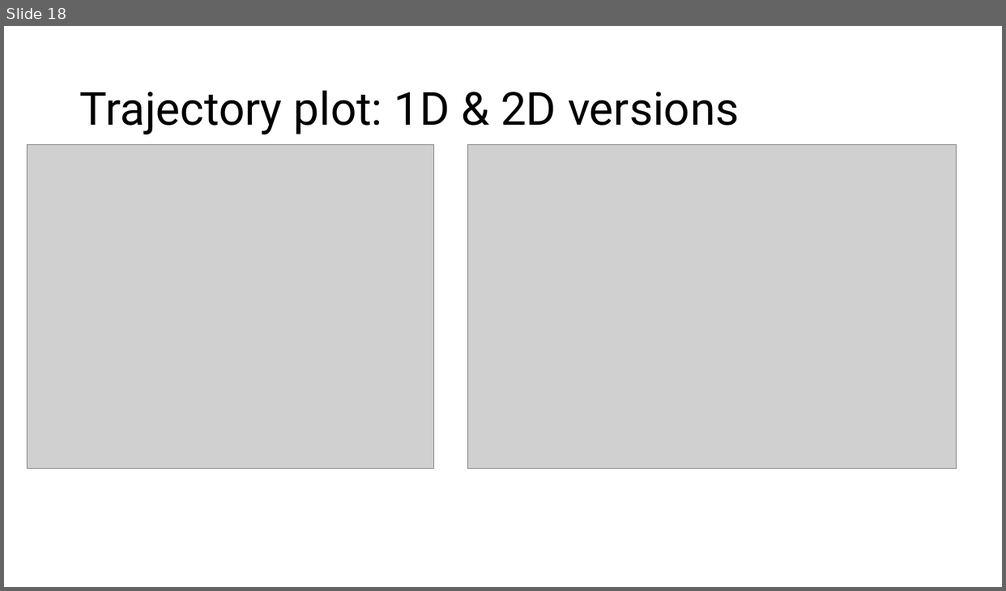
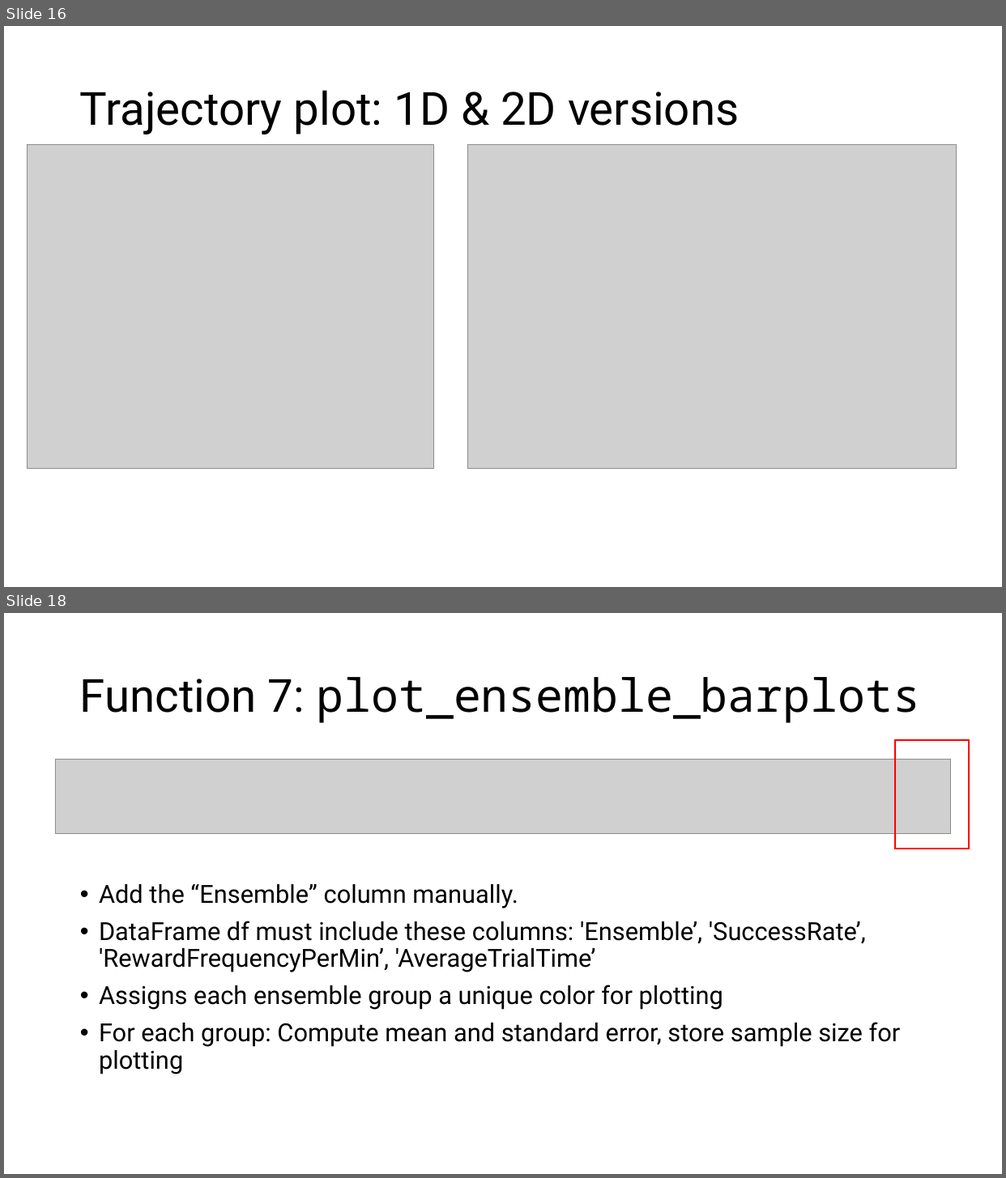
Before and after one commit to ChuehSY/FinalProject_ComSkillNeuro, a slide deck: Final presentation.pptx. Shown one above the other, each under a label of ours: slide 18 before the commit, slides 16 and 18 after it; the slides between them are not shown. The pictures are 1006x591 and 1006x1178 pixels, drawn with LibreOffice and Linux fonts; fonts in the diff are those of the drawing; grey boxes stand for pictures. Boxes give left, top, right and bottom in pixels: in the first picture for what was removed or moved away, otherwise in the second. Text is boxed around its words. In the diff, an @@ line names an element or a change of style, - is before the commit and + after.

```diff
--- a/Final presentation.pptx
+++ b/Final presentation.pptx
@@ slide 18 added at [4, 613, 1002, 1174], background #FFFFFF @@
@@ title added at [80, 677, 920, 723], 44 pt, text #000000 @@
+Function 7: plot_ensemble_barplots
@@ rectangle added at [896, 740, 969, 849], outline #FF0000 1.5 pt @@
@@ picture added at [56, 760, 951, 834] @@
@@ text added at [99, 884, 901, 1075], 24 pt, text #000000 @@
+• Add the “Ensemble” column manually.
+• DataFrame df must include these columns: 'Ensemble’, 'SuccessRate’, 'RewardFrequencyPerMin’, 'AverageTrialTime’
+• Assigns each ensemble group a unique color for plotting
+• For each group: Compute mean and standard error, store sample size for plotting
@@ what was slide 18 is now slide 16 @@
```
Also in this commit, not shown: 1 slide changed, 4 other slides added, 7 slides removed.
